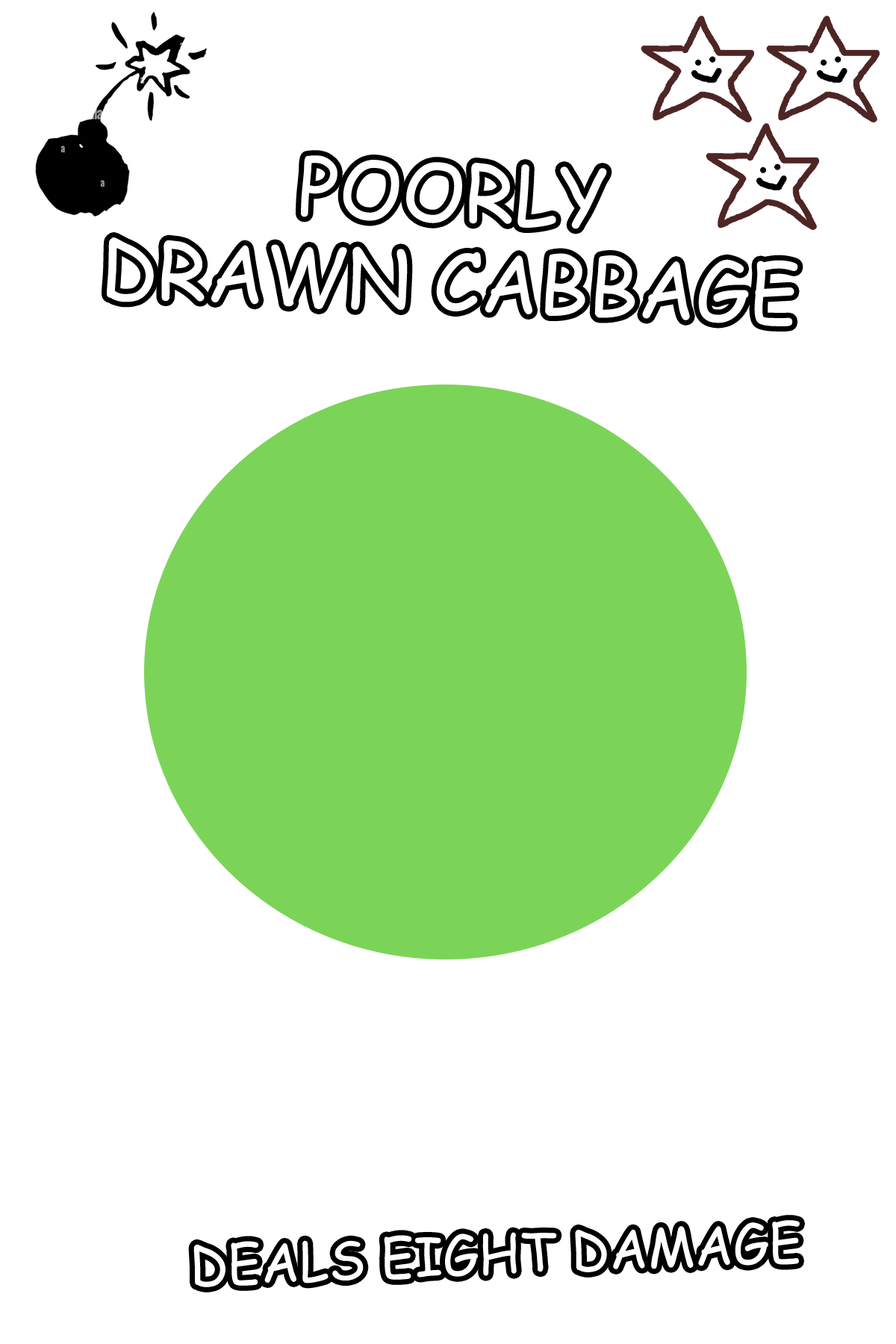
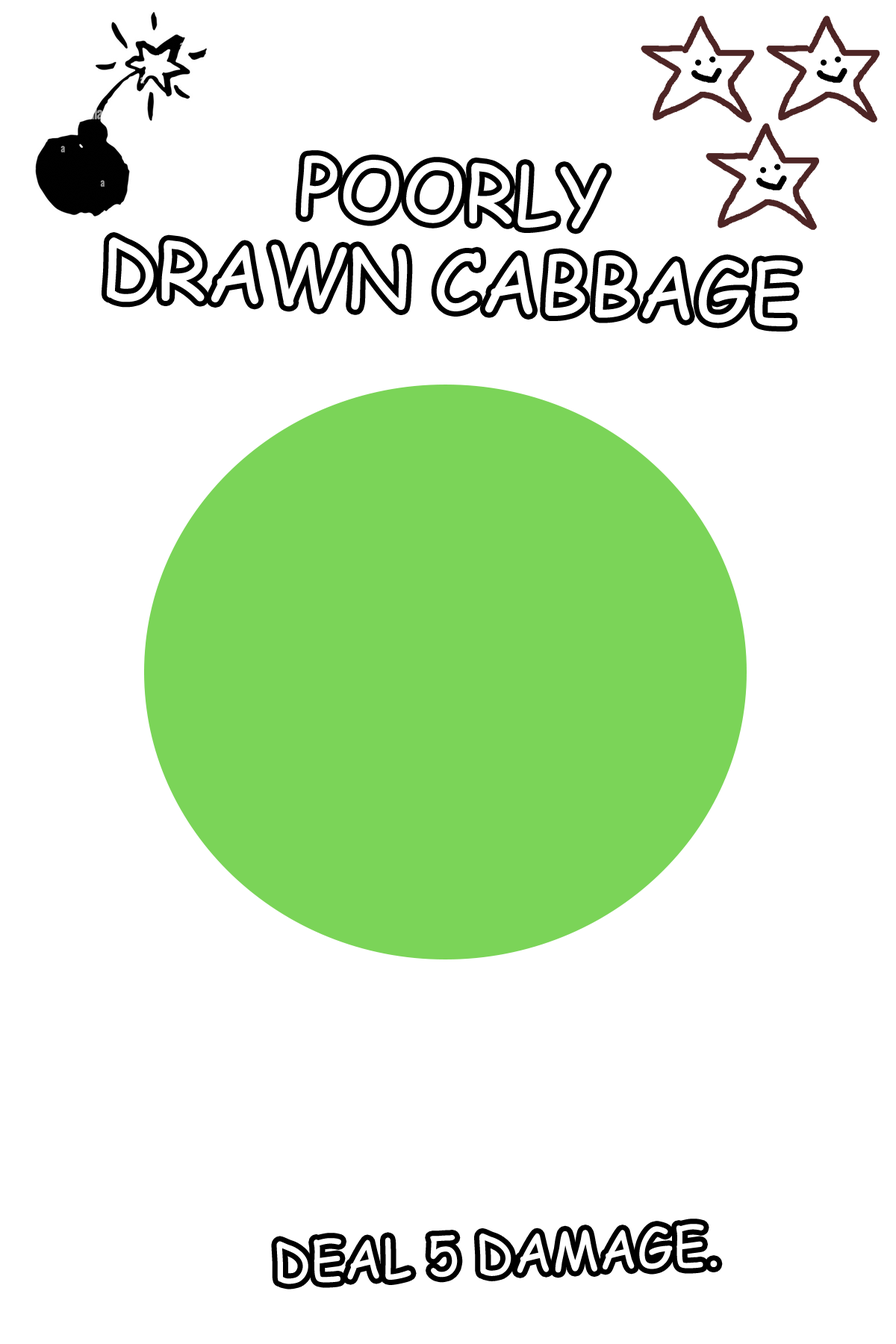
Revision of a layered 896x1344 image; what changed, layer by layer:
moved "Name" above "Ability", painted on it over (106, 160, 774, 307)
renamed "Name" to "Ability", painted on it over (193, 1219, 800, 1287)
removed layer "Rectangle 1" from group "images" over (101, 160, 805, 1293)
added layer "Color Fill" in group "images" over (101, 160, 805, 1293)
